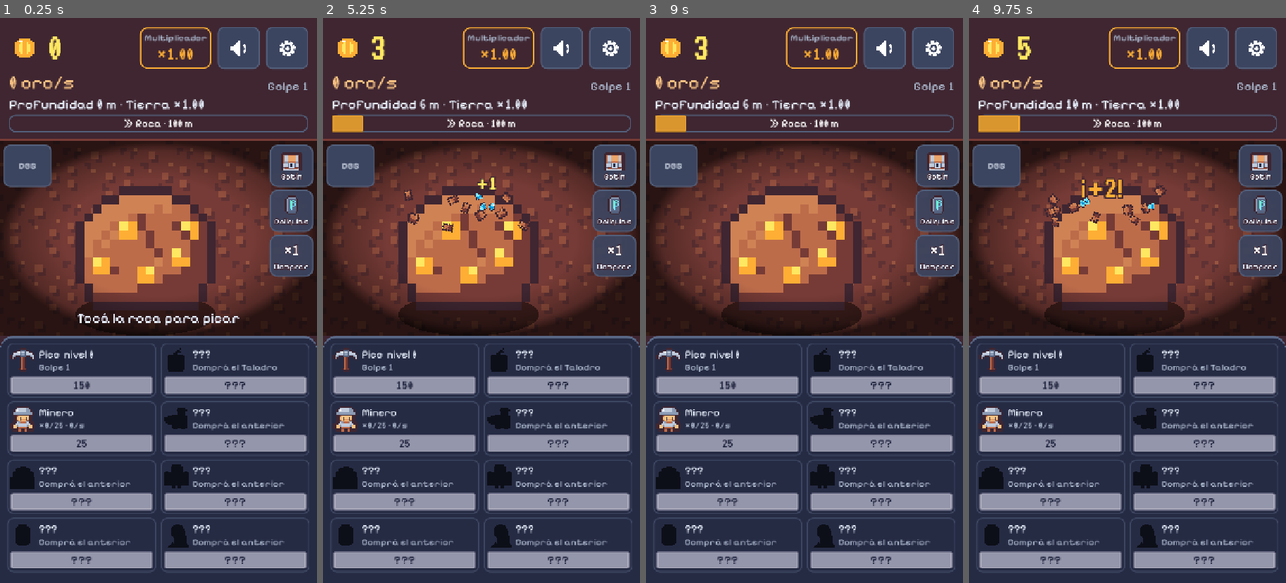
Above: before the commit, frames 1-4 (left to right).
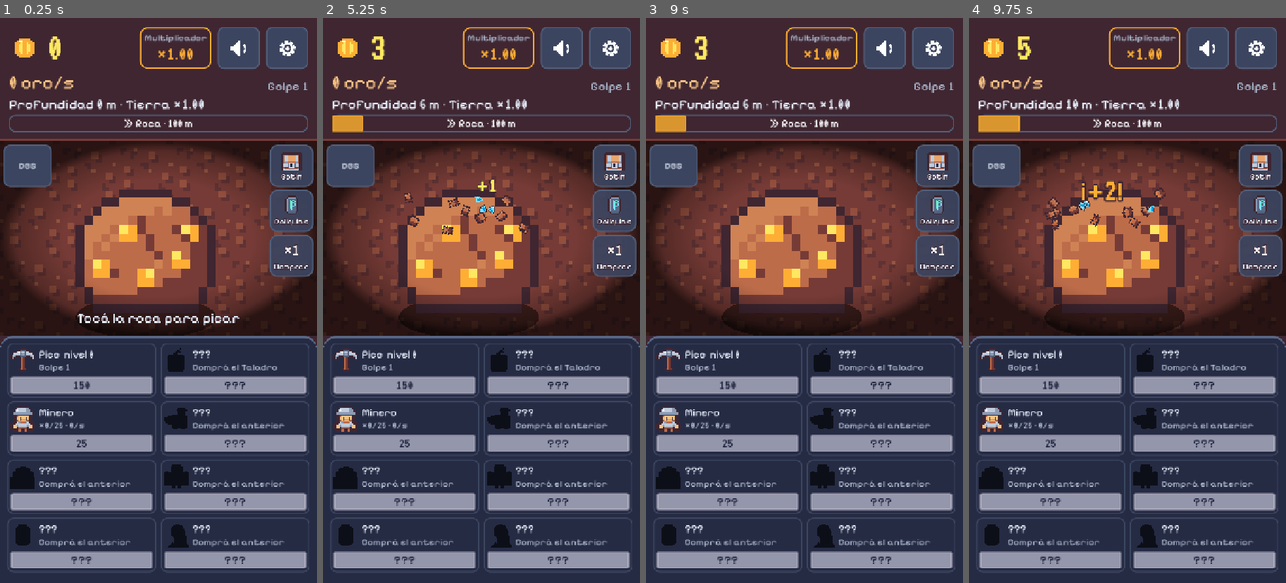
Above: after the commit, the same moments.

Repository: AgusCarretto/pozo-profundo
Game: Godot game, scene res://game/main.tscn
The game is run twice, just before and just after one commit, with the same random seed, the same clock (stepped at 60 frames per second) and the same inputs.
Inputs (mouse positions are in pixels of both pictures, inside the frame that each line leads up to):
- Up to frame 1 (0.25 s): no input
- Up to frame 2 (5.25 s): click (468, 249) at 0.5 s; click (614, 164) at 1.25 s; click (614, 210) at 2 s; click (614, 255) at 2.75 s; click "DBG" at 3.5 s; click "Cerrar" at 4.25 s; click (468, 249) at 5 s
- Up to frame 3 (9 s): click (937, 164) at 5.75 s; click (937, 210) at 6.5 s; click (937, 255) at 7.25 s; click "DBG" at 8 s; click "Cerrar" at 8.75 s
- Up to frame 4 (9.75 s): click (1114, 249) at 9.5 s

The runs differ from the first frame. In frame 1, 1.2% of the frame differs, in the area x 23-68%, y 29-57%; in frame 2, 1.7%; in frame 3, 1.2%; in frame 4, 1.8%, in the area x 23-68%, y 28-57%.

Commit message:
v0.6.0: capturas de itch.io nuevas y CLAUDE.md con la escena viva
Co-Authored-By: Claude Sonnet 5.5 <noreply@anthropic.com>

Diff:
--- a/game/mine_view.gd
+++ b/game/mine_view.gd
@@ -31,7 +31,7 @@
 const MIN_UNIT: float = 0.6
 const MAX_UNIT: float = 1.4
 ## A qué altura de la mina queda el centro de la roca (0,5 sería justo en el medio): un poco más abajo.
-const ROCK_HEIGHT_SHARE: float = 0.55
+const ROCK_HEIGHT_SHARE: float = 0.565
 ## Cuánto se corre a la izquierda todo el conjunto (roca y cuadrilla), a tamaño de diseño: deja libre la
 ## columna de la derecha para los botones de Botín, Reliquias y modo (ver main.tscn, SideBar).
 const COMPOSITION_SHIFT: float = -32.0
@@ -93,7 +93,7 @@
 const BLAST_TIME: float = 0.35
 const BLAST_COLOR: Color = Color(1.0, 0.68, 0.2)
 const DYNAMITER_SCALE: int = 5
-const DYNAMITER_SLOTS: Array[Vector2] = [Vector2(-130.0, 168.0), Vector2(80.0, 172.0)]
+const DYNAMITER_SLOTS: Array[Vector2] = [Vector2(-130.0, 158.0), Vector2(80.0, 162.0)]
 
 ## Excavadoras rúnicas: una runa por excavadora (hasta ORBIT_RUNES_MAX) orbita la roca, con un aura suave del
 ## color de runa del bioma. La órbita es una elipse chata (la mina se ve desde arriba en perspectiva): las runas de
@@ -162,14 +162,14 @@
 ## Puestos de trabajo, en px de diseño desde el centro de la roca. Los mineros ocupan los costados y una fila arriba
 ## sin tocarla; arriba a la derecha queda el gusano y abajo el gólem, el taladro, los dinamiteros y el topo.
 const MINER_SLOTS: Array[Vector2] = [
-	Vector2(-240.0, 25.0), Vector2(240.0, 25.0), Vector2(-240.0, -95.0), Vector2(-225.0, -222.0),
-	Vector2(-115.0, -222.0), Vector2(-5.0, -222.0), Vector2(105.0, -222.0),
+	Vector2(-240.0, 25.0), Vector2(240.0, 25.0), Vector2(-240.0, -95.0), Vector2(-225.0, -220.0),
+	Vector2(-115.0, -220.0), Vector2(-5.0, -220.0), Vector2(105.0, -220.0),
 ]
-const DRILL_SLOT: Vector2 = Vector2(240.0, 150.0) # por debajo de la columna de botones
+const DRILL_SLOT: Vector2 = Vector2(240.0, 140.0) # por debajo de la columna de botones
 const GOLEM_SLOT: Vector2 = Vector2(-256.0, 135.0)
 const WORM_SLOT: Vector2 = Vector2(200.0, -150.0)
 ## El topo cambia de lugar cada vez que se mete bajo tierra.
-const MOLE_SPOTS: Array[Vector2] = [Vector2(-20.0, 165.0), Vector2(-165.0, 55.0), Vector2(150.0, 25.0)]
+const MOLE_SPOTS: Array[Vector2] = [Vector2(-20.0, 155.0), Vector2(-155.0, 70.0), Vector2(150.0, 35.0)]
 const MOLE_SCALE: int = 6
 const WORM_SCALE: int = 7
 ## Ciclos de animación: [segundos, cuadro]. Topo: 0 bajo tierra, 1 asoma, 2 afuera.
--- a/project.godot
+++ b/project.godot
@@ -11,7 +11,7 @@
 [application]
 
 config/name="Pozo Profundo"
-config/version="0.5.0"
+config/version="0.6.0"
 run/main_scene="res://game/main.tscn"
 config/features=PackedStringArray("4.7", "GL Compatibility")
 boot_splash/bg_color=Color(0.102, 0.071, 0.055, 1)
--- a/tests/options_test.gd
+++ b/tests/options_test.gd
@@ -248,7 +248,7 @@
 	if version == null or full == null or feedback == null:
 		await _free(scene)
 		return
-	_check_eq(version.text, "Versión 0.5.0", "muestra la versión")
+	_check_eq(version.text, "Versión 0.6.0", "muestra la versión")
 	_check(version.is_visible_in_tree(), "a la vista")
 	_check(not full.visible, "si el navegador no permite pantalla completa, no hay botón")
 	_check(not feedback.visible, "sin link no hay Opinar")
--- a/tests/scene_life_test.gd
+++ b/tests/scene_life_test.gd
@@ -19,7 +19,7 @@
 	_economy.reset()
 	_economy.gold = 1.0e6
 	await _wait(0.1)
-	var buy: Button = _scene.get_node("%Shop").get_child(1) as Button
+	var buy: Button = _scene.get_node("%Shop").get_child(2) as Button
 	buy.pressed.emit()
 	await _check_bounce(buy, "comprar")
 	var pick: Button = _scene.get_node("%Shop").get_child(0) as Button
@@ -54,7 +54,7 @@
 	_economy.reset()
 	_economy.gold = 1000.0
 	await _wait(0.1)
-	var buy: Button = _scene.get_node("%Shop").get_child(1) as Button
+	var buy: Button = _scene.get_node("%Shop").get_child(2) as Button
 	buy.pressed.emit()
 	# main.gd refresca la mina en su _process, que corre después de process_frame: dos frames.
 	await process_frame
@@ -66,7 +66,7 @@
 	_check(first.scale.is_equal_approx(Vector2.ONE), "hasta su tamaño")
 	var drill: Control = mine.get("drill_sprite")
 	_economy.gold = 1000.0
-	var buy_drill: Button = _scene.get_node("%Shop").get_child(2) as Button
+	var buy_drill: Button = _scene.get_node("%Shop").get_child(3) as Button
 	buy_drill.pressed.emit()
 	await process_frame
 	await process_frame
@@ -121,7 +121,7 @@
 		var to_rock: Vector2 = rock_center - miner_center
 		if absf(to_rock.x) > absf(to_rock.y) and signf(pick_center.x - miner_center.x) != signf(to_rock.x):
 			facing_ok = false
-	_check_eq(picks.size(), 8, "cada minero tiene su pico")
+	_check_eq(picks.size(), 7, "cada minero tiene su pico")
 	_check(facing_ok, "y lo tiene del lado de la roca")
 	if picks.is_empty():
 		return
--- a/tests/smoke_test.gd
+++ b/tests/smoke_test.gd
@@ -61,7 +61,7 @@
 ## Lo que hace falta para publicar en la web (F4): versión, preset de export y pantalla de carga propia.
 func _test_export_settings() -> void:
 	print("Export web")
-	_check(ProjectSettings.get_setting("application/config/version", "") == "0.5.0", "versión = 0.5.0")
+	_check(ProjectSettings.get_setting("application/config/version", "") == "0.6.0", "versión = 0.6.0")
 	_check(ProjectSettings.get_setting("application/boot_splash/show_image", true) == false, "sin el logo de Godot al arrancar")
 	var preset: ConfigFile = ConfigFile.new()
 	_check(preset.load("res://export_presets.cfg") == OK, "se lee export_presets.cfg")
--- a/tools/itch_art.gd
+++ b/tools/itch_art.gd
@@ -21,9 +21,9 @@
 ## antes (ráfaga: números, astillas y gemas); "chest": rareza que cae; "wait": segundos antes de capturar.
 const SHOTS: Array[Dictionary] = [
 	{ "name": "1_tierra", "gold": 240.0, "run_gold": 320.0, "pick": 2, "owned": [5, 1], "relics": 0, "hits": 4, "wait": 0.12 },
-	{ "name": "2_cristal_frenesi", "gold": 86000.0, "run_gold": 240000.0, "pick": 6, "owned": [14, 6, 2, 1], "relics": 1, "hits": 12, "wait": 0.08 },
-	{ "name": "3_cofre_legendario", "gold": 5.6e6, "run_gold": 9.0e6, "pick": 7, "owned": [30, 10, 5, 2], "relics": 3, "chest": 3, "wait": 1.15 },
-	{ "name": "4_abismo_cuadrilla", "gold": 9.4e8, "run_gold": 2.0e9, "pick": 9, "owned": [60, 25, 12, 6, 6], "relics": 8, "wait": 1.5 },
+	{ "name": "2_cristal_frenesi", "gold": 86000.0, "run_gold": 240000.0, "pick": 6, "owned": [30, 8, 6, 1], "relics": 1, "dynamite": 3, "hits": 12, "wait": 0.08 },
+	{ "name": "3_cofre_legendario", "gold": 5.6e6, "run_gold": 9.0e6, "pick": 7, "owned": [30, 26, 12, 4, 1], "relics": 3, "dynamite": 4, "chest": 3, "wait": 1.15 },
+	{ "name": "4_abismo_cuadrilla", "gold": 9.4e8, "run_gold": 2.0e9, "pick": 9, "owned": [100, 55, 52, 26, 6, 2], "relics": 8, "dynamite": 6, "wait": 1.5 },
 ]
 
 ## Letras del título (5x7). Solo las que usa "POZO PROFUNDO".
@@ -114,6 +114,7 @@
 	economy.run_gold = shot["run_gold"]
 	economy.gold = shot["gold"]
 	economy.pick_level = shot["pick"]
+	economy.ability_level = int(shot.get("dynamite", 0))
 	economy.relics = shot["relics"]
 	var owned: Array = shot["owned"]
 	for index: int in range(owned.size()):
@@ -146,7 +147,8 @@
 		var mirrored: bool = miner[3]
 		_shadow(canvas, position + Vector2i(8, 16), Vector2i(7, 2))
 		_sprite(canvas, SPRITES + str(miner[0]) + ".png", position, 1)
-		_sprite(canvas, SPRITES + "pick.png", position + Vector2i(-7 if mirrored else 7, -2), 1, mirrored)
+		# El pico derecho (de frente se lee sin dudas), en la mano del lado de la roca.
+		_sprite(canvas, SPRITES + "pick.png", position + Vector2i(-8 if mirrored else 8, -2), 1)
 	# Gemas que saltan y destellos.
 	for gem: Vector2i in [Vector2i(36, 50), Vector2i(86, 47), Vector2i(31, 84), Vector2i(88, 88)]:
 		_sprite(canvas, SPRITES + "gem.png", gem - Vector2i(4, 4), 1, false, 8)
Binary file changed: docs/itch/1_tierra.png
Binary file changed: docs/itch/2_cristal_frenesi.png
Binary file changed: docs/itch/3_cofre_legendario.png
Binary file changed: docs/itch/4_abismo_cuadrilla.png
Binary file changed: docs/itch/portada.png
Not shown, changed: CLAUDE.md
